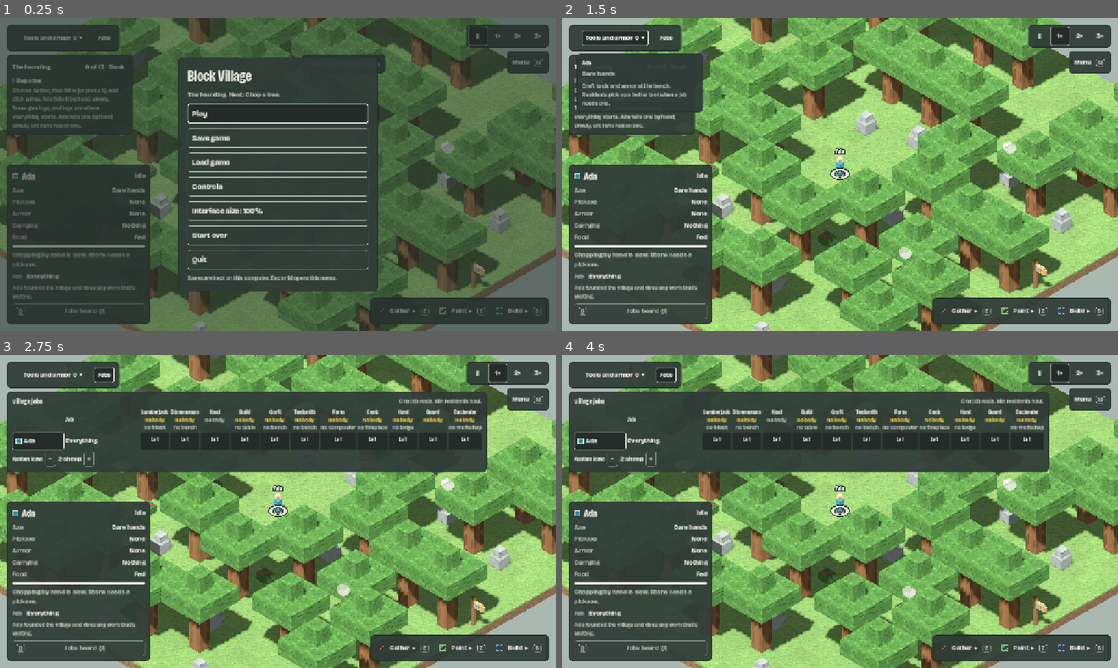
Above: before the commit, frames 1-4 (two rows, left to right).
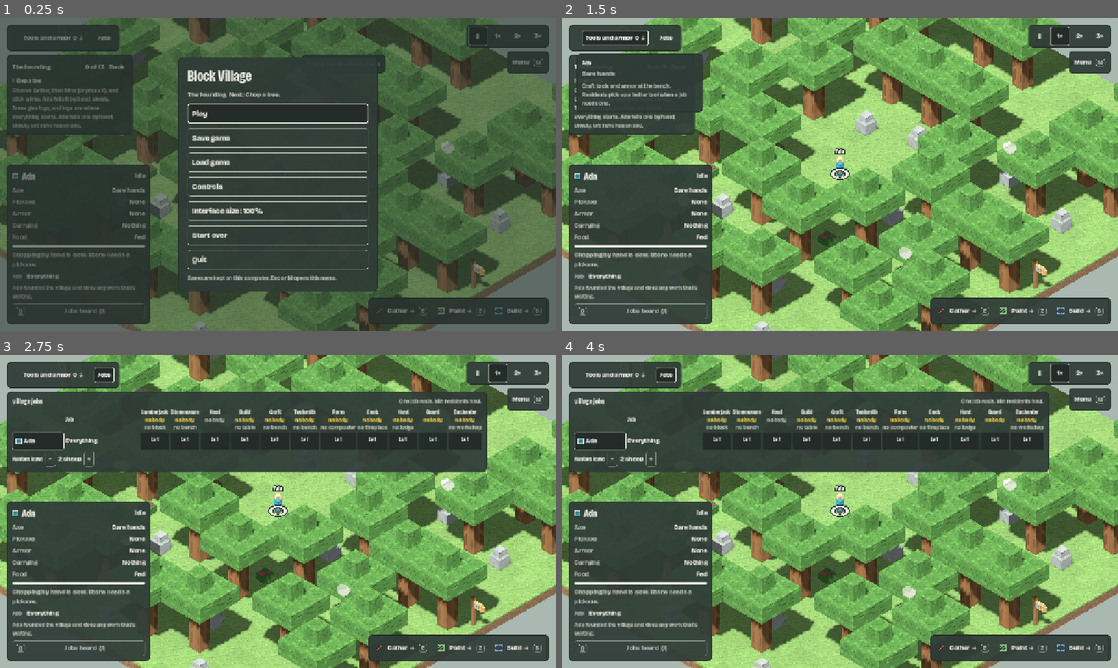
Above: after the commit, the same moments.

Repository: NerdyToddGerdy/mc_village
Game: Godot game, scene res://scenes/main.tscn
The game is run twice, just before and just after one commit, with the same random seed, the same clock (stepped at 60 frames per second) and the same inputs.
Inputs:
- Up to frame 1 (0.25 s): no input
- Up to frame 2 (1.5 s): click "Play" at 0.5 s; click "Tools and armor 0 ▾" (after the commit: "Tools and armor 0 ↓") at 1.25 s
- Up to frame 3 (2.75 s): click "Jobs" at 2 s
- Up to frame 4 (4 s): click "‖" at 2.75 s; click "1×" at 3.5 s

The runs differ from the first frame. In frame 1, 0.2% of the frame differs, in the area x 14-95%, y 6-98%; in frame 2, 0.2%, in the area x 14-95%, y 5-98%; in frame 3, 0.2%; in frame 4, 0.2%.

Commit message:
Use only symbols the UI font has, so the web build shows them (#306)
The font lacks the triangles, check mark and flag; a desktop build fell back to a system font, a
browser has none. ▲▼▾▴▸ become ↑↓↓↑→, ✓ becomes √ and ⚑ becomes !. game_test now fails if the view's
code types a symbol the font doesn't have.

Co-Authored-By: Claude Sonnet 5.5 <noreply@anthropic.com>

Diff:
--- a/game/tests/game_test.gd
+++ b/game/tests/game_test.gd
@@ -72,6 +72,25 @@
 ## The tally bar shows a total for each group of items, and hides groups nothing has turned up in
 ## (issues #73, #141). Each group opens a dropdown with every item's stockpiled and loose counts, and
 ## an item can be pinned to the bar on its own.
+## The web build has no system fonts to fall back to, so every symbol the UI types must be in the UI font
+## itself (issue #306). Looks at the strings in the view's code, comments left out.
+func _test_glyphs() -> void:
+	var font: FontFile = load("res://assets/fonts/BricolageGrotesque.ttf")
+	var missing := {}
+	for dir in ["res://view", "res://scenes"]:
+		for f in DirAccess.get_files_at(dir):
+			if not f.ends_with(".gd"):
+				continue
+			for line in FileAccess.get_file_as_string("%s/%s" % [dir, f]).split("\n"):
+				if line.strip_edges().begins_with("#"):
+					continue
+				var code := line.split("  #")[0]
+				for i in code.length():
+					if code.unicode_at(i) > 0xFF and not font.has_char(code.unicode_at(i)):
+						missing[code[i]] = f
+	check(missing.is_empty(), "every symbol the UI types is in its font (missing: %s)" % [missing])
+
+
 func _test_tallies(game: Game) -> void:
 	var hud: Hud = game._hud
 	var sim := game.sim
@@ -489,7 +508,7 @@
 	await _frames()
 	var drop_i := -1
 	for i in hud._panel_btns.size():
-		if "▾" in hud._panel_btns[i].text:
+		if "↓" in hud._panel_btns[i].text:
 			drop_i = i
 	check(drop_i >= 0, "the resident's job dropdown has a panel key (%s)" % [hud._panel_btns.map(func(b): return b.text)])
 	var speed_before := game.speed
@@ -609,7 +628,7 @@
 	game.craft_menu_open = false
 	hud.refresh(sim)
 	check(hud._tool_btns.keys() == ["gather", "paint", "build", "craft"], "the toolbar is Gather, Paint, Build and Craft (%s)" % [hud._tool_btns.keys()])
-	check(hud._tool_btns.gather.text == "Gather  ▸" and hud._tool_btns.paint.text == "Paint  ▸", "with no order on, the menu buttons say so with ▸")
+	check(hud._tool_btns.gather.text == "Gather  →" and hud._tool_btns.paint.text == "Paint  →", "with no order on, the menu buttons say so with →")
 	_key(game, KEY_Z)
 	hud.refresh(sim)
 	check(game.menu_open == "paint" and hud._menu_panels.paint.visible, "Z opens the Paint menu")
@@ -1222,7 +1241,7 @@
 		return null
 	check(game.plan.list.map(func(r): return r.item) == ["coal", "cobble"] and by_label.call("Bring back: Coal") != null, "the planner lists the old mine's cargo: coal, then cobblestone")
 	by_label.call("Cobblestone up").pressed.emit()
-	check(game.plan.list.map(func(r): return r.item) == ["cobble", "coal"], "▲ moves cobblestone above coal")
+	check(game.plan.list.map(func(r): return r.item) == ["cobble", "coal"], "↑ moves cobblestone above coal")
 	hud.refresh(sim)
 	await process_frame
 	by_label.call("Cobblestone more").pressed.emit()
@@ -1441,7 +1460,7 @@
 	hud.refresh(sim)
 	await _frames()
 	labels = _walk(hud._goals).filter(func(n): return n is Button and not n.is_queued_for_deletion()).map(func(l): return l.text)
-	check(labels == ["The village  ✓"] and hud._goals_panel.get_global_rect().size.x < 200, "afterwards it folds to a small chip that opens the book (%s)" % [labels])
+	check(labels == ["The village  √"] and hud._goals_panel.get_global_rect().size.x < 200, "afterwards it folds to a small chip that opens the book (%s)" % [labels])
 	check(Goals.progress_text(sim) == Goals.village_text(sim) and Goals.village_text(sim).begins_with("%d resident" % sim.residents.size()), "the save label is the village's facts: %s" % Goals.progress_text(sim))
 	check(game.save_slot(3) == "" and game.read_slots()[2].summary == Goals.village_text(sim), "a new save carries that label")
 	var old: Dictionary = SaveFormat.read(game._slot_path(3)).data
@@ -1641,6 +1660,7 @@
 	await _test_equip(game)
 	await _test_toasts(game)
 	_test_headers(game)
+	_test_glyphs()
 	_test_tallies(game)
 	await _test_meadow(game)
 	await _test_quit(game, menu)
--- a/game/tests/playtest.gd
+++ b/game/tests/playtest.gd
@@ -320,7 +320,7 @@
 	await frames(2)
 	var jk := -1
 	for i in game._hud._panel_btns.size():
-		if "▾" in game._hud._panel_btns[i].text:
+		if "↓" in game._hud._panel_btns[i].text:
 			jk = i
 	check(jk >= 0, "Tomas's job dropdown has a panel key")
 	if jk >= 0:
--- a/game/tests/playtest_slice35.gd
+++ b/game/tests/playtest_slice35.gd
@@ -57,7 +57,7 @@
 	await click(screen(pen.gate, 0.4))
 	await settle()
 	check(game.selection.get("kind", "") == "pen" and visible_label("room for 4") and visible_label("12 sticks more"), "clicking a fence selects the pen: room for 4, 12 sticks to go")
-	# Two cows marked to lead in, with Gather ▸ Lead to a pen.
+	# Two cows marked to lead in, with Gather → Lead to a pen.
 	check(await click_button("Gather") and await click_button("Lead to a pen"), "pick Lead to a pen in the Gather menu")
 	var cows: Array = []
 	for i in 2:
--- a/game/view/hud.gd
+++ b/game/view/hud.gd
@@ -103,7 +103,7 @@
 	_tallies.add_theme_constant_override("separation", 18)
 	tally_row.add_child(_tallies)
 	for g in Defs.TALLY_GROUPS:  # one button per group, each opening its dropdown (issue #141)
-		var gb := _button(g[1] + "  ▾", func(): pass)
+		var gb := _button(g[1] + "  ↓", func(): pass)
 		gb.pressed.connect(func():
 			_drop_pinned = "" if _drop_pinned == g[0] else g[0]
 			gb.release_focus())  # a click pins; only keyboard focus should hold it open (#90)
@@ -710,7 +710,7 @@
 			if t != "build" and on_menu == t:
 				name += ": " + OrderMenus.entry(game.tool).name
 			elif OrderMenus.MENUS.has(t):
-				name += "  ▸"
+				name += "  →"
 			_set_order_label(t, name, k.first(t))
 			_tool_icons[t].queue_redraw()
 	for t in _tool_btns:
@@ -861,7 +861,7 @@
 
 
 func _reason(text: String) -> Label:
-	return _label("⚑  " + text, true, Palette.YELLOW, Palette.BODY, true)
+	return _label("!  " + text, true, Palette.YELLOW, Palette.BODY, true)
 
 
 ## Replaces a container's children only when `sig` differs from last time.
@@ -954,7 +954,7 @@
 		var name: String = b.get_meta("name")
 		match g:
 			"food":
-				b.text = "Food  %d %s%s  ▾" % [meals, "meal" if meals == 1 else "meals", " · %d raw" % raw if raw > 0 else ""]
+				b.text = "Food  %d %s%s  ↓" % [meals, "meal" if meals == 1 else "meals", " · %d raw" % raw if raw > 0 else ""]
 				for k in ["font_color", "font_hover_color", "font_focus_color", "font_pressed_color"]:
 					if low:
 						b.add_theme_color_override(k, Palette.YELLOW)
@@ -962,9 +962,9 @@
 						b.remove_theme_color_override(k)
 				b.tooltip_text = "Fewer meals than residents. Cooks need wheat, or raw meat and logs." if low else ""
 			"tools":
-				b.text = "%s  %d  ▾" % [name, gear]
+				b.text = "%s  %d  ↓" % [name, gear]
 			_:
-				b.text = "%s  %d  ▾" % [name, n]
+				b.text = "%s  %d  ↓" % [name, n]
 	_refresh_drop(sim, totals, loose, meals, raw)
 
 
@@ -1336,7 +1336,7 @@
 	_rebuild(_goals, "%d%d%s" % [cur, at, done_sig], func(c: Container) -> void:
 		var n_done := done_sig.count("1")
 		if at < 0:
-			var chip := _button("The village  ✓", func(): game.open_book())
+			var chip := _button("The village  √", func(): game.open_book())
 			chip.flat = true
 			for state in ["font_color", "font_hover_color", "font_pressed_color", "font_focus_color"]:
 				chip.add_theme_color_override(state, Palette.GREEN)
@@ -1413,7 +1413,7 @@
 		for i in ch[1].size():
 			var g: Dictionary = ch[1][i]
 			var done: bool = ch[2].call(sim, i)
-			var t := _label("%s  %s" % ["✓" if done else "·", g.t], true, Palette.GREEN if done else Palette.CHALK, Palette.BODY, true)
+			var t := _label("%s  %s" % ["√" if done else "·", g.t], true, Palette.GREEN if done else Palette.CHALK, Palette.BODY, true)
 			t.custom_minimum_size.x = 420
 			c.add_child(t)
 			var w := _label(g.w, false, Palette.CHALK_DIM, Palette.CAPTION, true)
@@ -1452,7 +1452,7 @@
 		sig += s.who + s.why + ";"
 	_rebuild(_stuck, sig, func(c: Container) -> void:
 		if not block.is_empty():
-			var head := _button("Stuck (%d)   %s" % [block.size(), "▴" if stuck_open else "▾"], func(): stuck_open = not stuck_open)
+			var head := _button("Stuck (%d)   %s" % [block.size(), "↑" if stuck_open else "↓"], func(): stuck_open = not stuck_open)
 			head.icon = MarkTextures.flag() if folded else null
 			head.add_theme_constant_override("icon_max_width", 16)
 			head.alignment = HORIZONTAL_ALIGNMENT_LEFT
@@ -1471,7 +1471,7 @@
 		if not block.is_empty():
 			c.add_child(_rule())
 		var n := wait.size()
-		var line := _button("%d waiting   %s" % [n, "▴" if waiting_open else "▾"], func(): waiting_open = not waiting_open)
+		var line := _button("%d waiting   %s" % [n, "↑" if waiting_open else "↓"], func(): waiting_open = not waiting_open)
 		line.alignment = HORIZONTAL_ALIGNMENT_LEFT
 		for state in ["font_color", "font_focus_color"]:
 			line.add_theme_color_override(state, Palette.CHALK_DIM)
@@ -1789,7 +1789,7 @@
 		return l
 	var lv := "" if r.role == "none" else ", level %d" % Sim.level(r, r.role)
 	var short := " (no %s)" % Defs.TEMPLATES[Defs.JOB_STATIONS[r.role]].name.to_lower() if sim.needs_station(r) else ""
-	var b := _button("%s%s%s  ▾" % [Sim.role_name(r), lv, short], func(): pass, "Secondary")
+	var b := _button("%s%s%s  ↓" % [Sim.role_name(r), lv, short], func(): pass, "Secondary")
 	b.set_meta("label", "Job: %s" % r.name)
 	b.toggle_mode = true
 	b.set_pressed_no_signal(_job_for == r.id)
@@ -2148,7 +2148,7 @@
 				parts.append(Defs.animals(sp, grown))
 			if young > 0:
 				parts.append("%d %s" % [young, Defs.SPECIES[sp].young if young == 1 else Defs.SPECIES[sp].youngs])
-		c.add_child(_label(", ".join(parts) + "." if not parts.is_empty() else "Empty. Mark animals with Gather ▸ Lead to a pen, and the party walks them in.", false, Palette.CHALK, Palette.BODY, true))
+		c.add_child(_label(", ".join(parts) + "." if not parts.is_empty() else "Empty. Mark animals with Gather → Lead to a pen, and the party walks them in.", false, Palette.CHALK, Palette.BODY, true))
 		var fed := animals.filter(func(a): return a.get("fed_at", -1) >= 0).size()
 		if fed > 0:
 			c.add_child(_label("%d fed, a young one on the way." % fed, false, Palette.WHEAT, Palette.BODY))
@@ -2853,7 +2853,7 @@
 	var text := "Nowhere known yet"
 	if not cur.is_empty():
 		text = "%s%s" % [cur[0].name, " · ~%d s each way" % roundi(cur[0].travel) if cur[0].travel >= 0.0 else ""]
-	var b := _button(text + "  ▾", func(): pass, "Secondary")
+	var b := _button(text + "  ↓", func(): pass, "Secondary")
 	b.set_meta("label", "Location: " + text)
 	b.disabled = rows.is_empty()
 	b.tooltip_text = "One expedition at a time" if busy else "Choose where to go"
@@ -2901,7 +2901,7 @@
 		for a in rows:
 			var line := "%s · %s · %s" % [a.name, "~%d s" % roundi(a.travel) if a.travel >= 0.0 else "road not walked", a.status]
 			if not a.hazards.is_empty():
-				line += "  ⚑"
+				line += "  !"
 			var b := _button(line, func():
 				game.open_adventure(a.id)
 				_close_loc_drop(), "Secondary")
@@ -2916,7 +2916,7 @@
 
 
 ## The cargo priority list (issue #185): what to bring back, best first. Each row has a toggle (an item that's
-## off is left), its name, how many are wanted (Max: as much as fits), and ▲ ▼ to reorder. The packs' bar below
+## off is left), its name, how many are wanted (Max: as much as fits), and ↑ ↓ to reorder. The packs' bar below
 ## shows the wanted amounts against the room.
 func _add_cargo_list(c: Container, plan: Dictionary, tend: bool) -> void:
 	if plan.target.item in ["survey", "scout", "build", "trade", "fortress", "rescue"]:  # these bring nothing back: the objective row says what they do (issues #148, #154)
@@ -2942,7 +2942,7 @@
 		var row: Dictionary = list[i]
 		var h := HBoxContainer.new()
 		h.add_theme_constant_override("separation", 4)
-		var on := _button("✓" if row.on and not tend else "", func(): game.plan_cargo_toggle(i), "Secondary")
+		var on := _button("√" if row.on and not tend else "", func(): game.plan_cargo_toggle(i), "Secondary")
 		on.toggle_mode = true
 		on.set_pressed_no_signal(row.on and not tend)
 		on.custom_minimum_size = Vector2(28, 0)
@@ -2952,11 +2952,11 @@
 		var name := _label("%s%s" % [Defs.ITEMS[row.item].label, "  New" if row.get("new", false) else ""], false, Palette.CHALK if row.on and not tend else Palette.CHALK_DIM)
 		name.size_flags_horizontal = Control.SIZE_EXPAND_FILL
 		h.add_child(name)
-		var up := _button("▲", func(): game.plan_cargo_move(i, -1), "Secondary")
+		var up := _button("↑", func(): game.plan_cargo_move(i, -1), "Secondary")
 		up.disabled = i == 0
 		up.tooltip_text = "Bring it back before the one above"
 		up.set_meta("label", "%s up" % Defs.ITEMS[row.item].label)
-		var down := _button("▼", func(): game.plan_cargo_move(i, 1), "Secondary")
+		var down := _button("↓", func(): game.plan_cargo_move(i, 1), "Secondary")
 		down.disabled = i == list.size() - 1
 		down.tooltip_text = "Bring it back after the one below"
 		down.set_meta("label", "%s down" % Defs.ITEMS[row.item].label)
